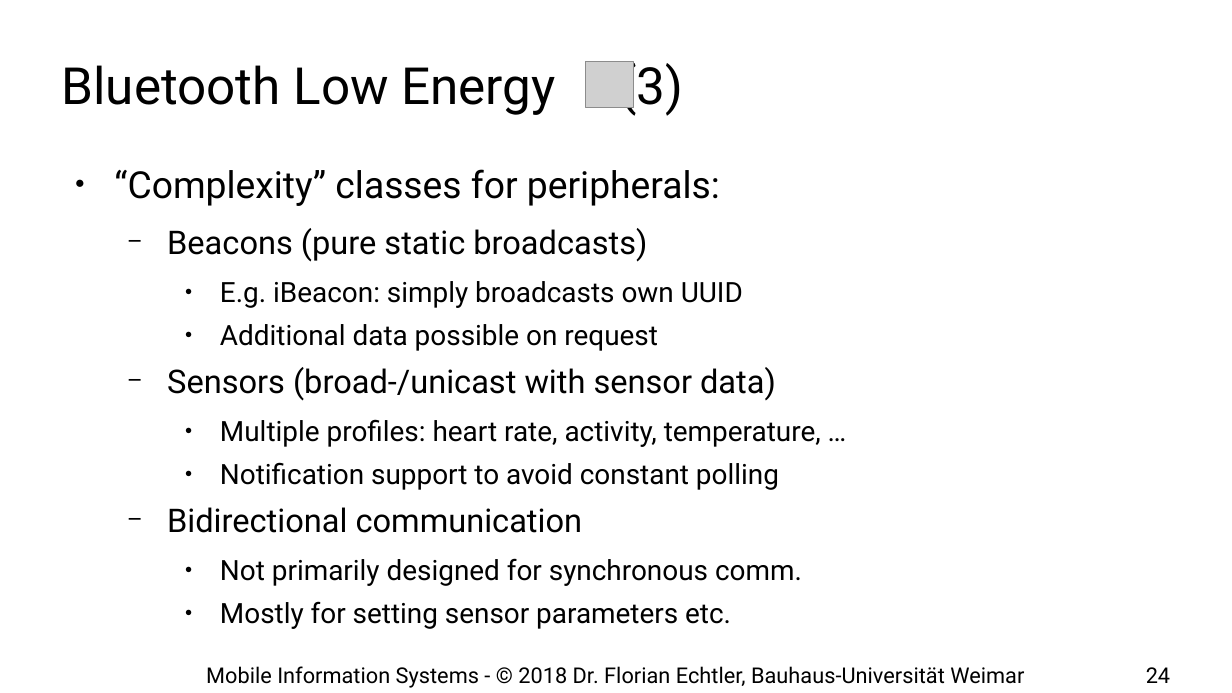
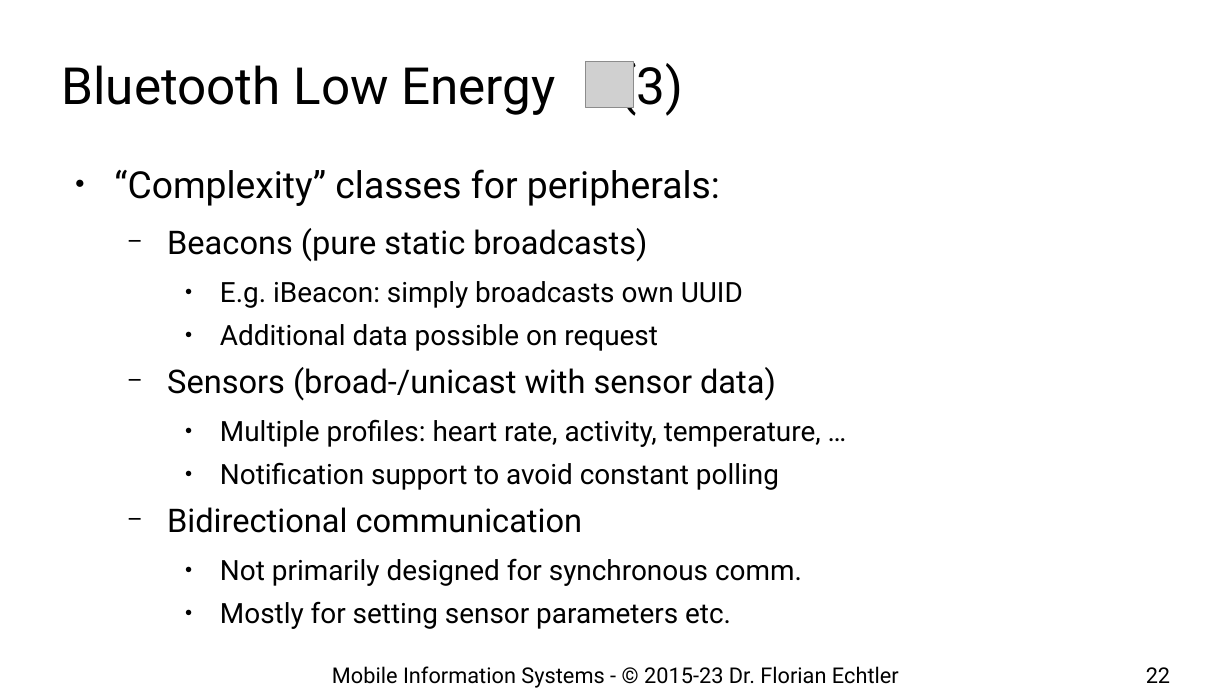
Before and after one commit to floe/mobile-information-systems, a slide deck: slide 22 of 08-ubicomp-iot.odp (slide 24 before the commit). Drawn at 1232x693 pixels with LibreOffice and Linux fonts; fonts in the diff are those of the drawing; grey boxes stand for pictures; background and template pictures are left out. Boxes give left, top, right and bottom in pixels: in the first picture for what was removed or moved away, otherwise in the second. Text is boxed around its words. In the diff, an @@ line names an element or a change of style, - is before the commit and + after.

```diff
--- a/08-ubicomp-iot.odp
+++ b/08-ubicomp-iot.odp
@@ text at bbox=[332, 666, 899, 688]: text changed @@
-Mobile Information Systems - © 2018 Dr. Florian Echtler, Bauhaus-Universität Weimar
+Mobile Information Systems - © 2015-23 Dr. Florian Echtler
@@ page number at bbox=[1146, 667, 1170, 683]: text changed @@
-24
+22
```
Also in this commit, not shown: 34 other slides changed, 2 slides removed, 1 other file.
